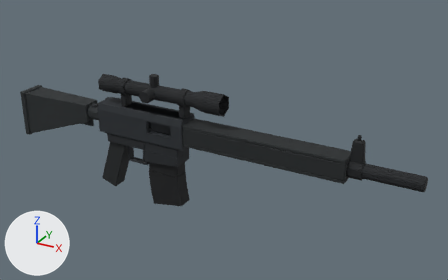
An edit to the glTF model deadvox/src/content/base/assets/models/rifle_assault.glb, drawn before and after from the same camera.
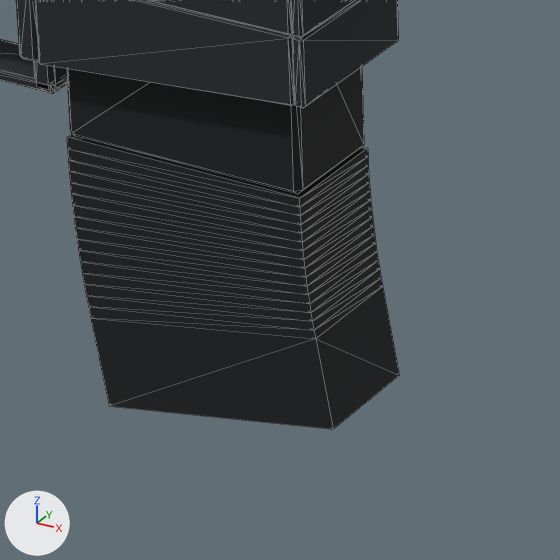
Each version appears first whole from a 50 mm camera at (0.5457, -0.8612, 0.4308) aimed at (0.056, 0.0292, -0.0144), and next in a close-up on the part from 31% to 47% of the width and 55% to 79% of the height. The lights are fixed; the arrows at lower left show +X, +Y and +Z. The last two pictures show the newer version. The close-ups show mesh edges as thin lines. Vertices at exactly the same position are counted once.

Before the edit, the objects in view are built like this:
```python
me_lower_lower = bpy.data.meshes.new('lower:lower')
me_lower_lower.from_pydata(...)  # 292 vertices, 572 faces; spans x -0.17..-0.012, y -0.02..0.02, z -0.055..0.0
me_lower_lower.materials.append(mat_202529)  # black #202529
me_magazine_magazine = bpy.data.meshes.new('magazine:magazine')
me_magazine_magazine.from_pydata(...)  # 96 vertices, 248 faces; spans x -0.0316..0.0386, y -0.0144..0.0144, z -0.1113..0.0086
me_magazine_magazine.materials.append(mat_131518)  # black #131518
ob_lower_lower = bpy.data.objects.new('lower:lower', me_lower_lower)
ob_lower_lower.parent = ob_rifle_assault
ob_lower_lower.location = (0.0, 0.0, -0.0288)
ob_magazine_magazine = bpy.data.objects.new('magazine:magazine', me_magazine_magazine)
ob_magazine_magazine.parent = ob_rifle_assault
ob_magazine_magazine.location = (-0.0489, 0.0, -0.046)
```
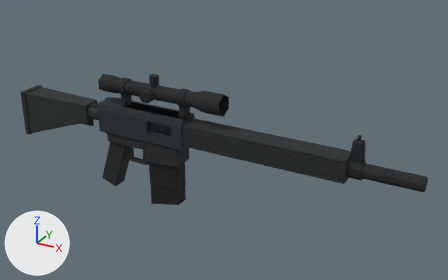
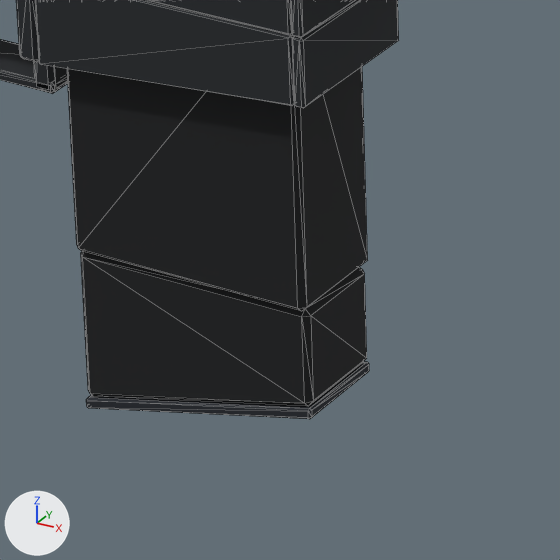
Diff of the bpy script that builds the scene:
```diff
--- a/deadvox/src/content/base/assets/models/rifle_assault.glb.py
+++ b/deadvox/src/content/base/assets/models/rifle_assault.glb.py
@@ mat_1e232b @@
+mat_1e232b = principled_material('#1e232b')
+mat_1e232b.base_color = (0.0128, 0.0168, 0.0239)  # black #1e232b
+mat_1e232b.roughness = 0.85
@@ me_magazine_magazine @@
 # used by ob_magazine_magazine; parent = ob_rifle_assault; location = (-0.0489, 0.0, -0.046)
-me_magazine_magazine.from_pydata(...)  # 96 vertices, 248 faces; spans x -0.0316..0.0386, y -0.0144..0.0144, z -0.1113..0.0086
+me_magazine_magazine.from_pydata(...)  # 72 vertices, 132 faces; spans x -0.0316..0.0316, y -0.0144..0.0144, z -0.1149..0.0086
+# me_magazine_magazine part 1: the loose piece of 72 vertices spanning x -0.0316..0.0386, y -0.0144..0.0144, z -0.1113..-0.0431 is rebuilt with 24 vertices and now spans x -0.0316..0.0316, y -0.0129..0.0129, z -0.1118..-0.0728
+# me_magazine_magazine part 2: a new loose piece of 24 vertices spanning x -0.0316..0.0316, y -0.0129..0.0129, z -0.1149..-0.0979, in mat_1e232b (black #1e232b)
+# me_magazine_magazine part 3
+# 12 vertices are removed from x -0.0316..0.0316, y -0.0144..0.0144, z -0.0431..-0.0416
+# 30 faces are deleted
+# 4 vertices are added at (-0.0302, 0.0129, -0.0728), (0.0302, 0.0129, -0.0728), (0.0302, -0.0129, -0.0728), (-0.0302, -0.0129, -0.0728)
+# 8 new vertices lie (0.0, 0.0, -0.0786) away from vertices in x -0.0316..0.0316, y -0.0144..0.0144, z 0.0072
+# 30 new faces join them, mat_131518 (black #131518)
 me_magazine_magazine.materials.append(mat_131518)
+me_magazine_magazine.materials.append(mat_1e232b)  # black #1e232b
```

Location of each change, [x1, y1, x2, y2] in pixels of the close-ups (560 x 560 px; the box of a moved part takes in the faces that stretch with it):
'magazine:magazine', reshaped (9% narrower)
    before: [67, 67, 399, 429]
    after: [67, 67, 369, 419]
part 1 of me_magazine_magazine, rebuilt
    before: [67, 134, 399, 429]
    after: [81, 251, 367, 406]
part 2 of me_magazine_magazine, added
    after: [86, 362, 369, 419]
part 3 of me_magazine_magazine, moved or reshaped
    before: [67, 67, 364, 194]
    after: [67, 67, 368, 311]
